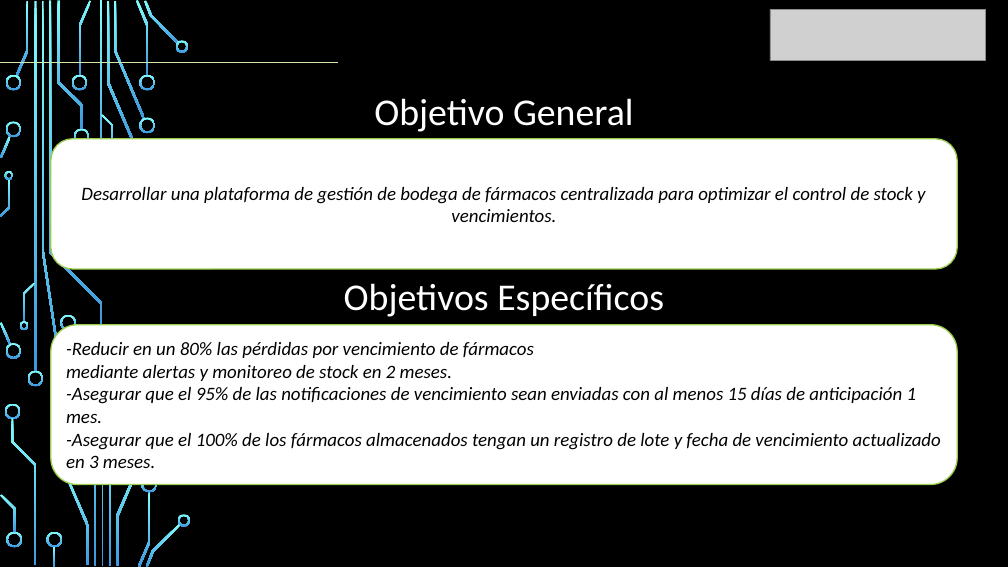
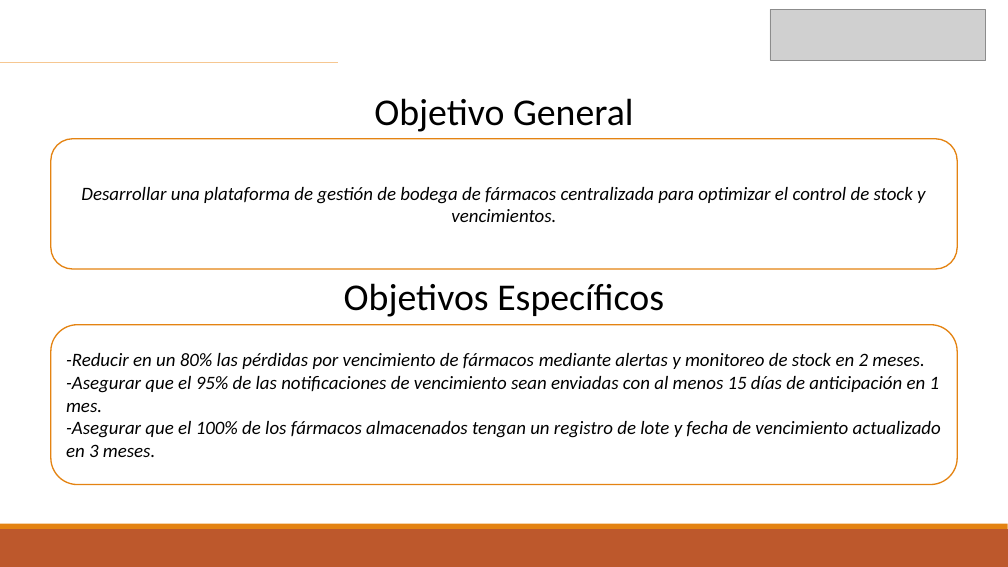
Before and after one commit to reisidente/Gestion-Bodega-Centralizada, a slide deck: slide 4 of GBFC/Fase 2/Evidencial Proyecto/Presentacion Proyecto.pptx. Drawn at 1008x567 pixels with LibreOffice and Linux fonts; fonts in the diff are those of the drawing; grey boxes stand for pictures; background and template pictures are left out. Boxes give left, top, right and bottom in pixels: in the first picture for what was removed or moved away, otherwise in the second. Text is boxed around its words. In the diff, an @@ line names an element or a change of style, - is before the commit and + after.

```diff
--- a/GBFC/Fase 2/Evidencial Proyecto/Presentacion Proyecto.pptx
+++ b/GBFC/Fase 2/Evidencial Proyecto/Presentacion Proyecto.pptx
@@ background picture (left out) to #FFFFFF @@
@@ text "Objetivo General" at [374,98,633,132]: text colour #FFFFFF to #000000 @@
@@ line (0, 63) - (338, 63): stroke #D2E8AE 1.25 pt to #F6C791 1.25 pt @@
@@ rounded rectangle "Desarrollar una plataforma de gestión ..." at [51,139,957,269]: outline #9ACD4C 1.25 pt to #E48312 1.25 pt @@
@@ text "Objetivos Específicos" at [344,283,664,317]: text colour #FFFFFF to #000000 @@
@@ rounded rectangle "-Reducir en un 80% las ..." at [51,324,957,484]: outline #9ACD4C 1.25 pt to #E48312 1.25 pt @@
@@ text in rounded rectangle at [66,353,940,412]: text changed @@
--Reducir en un 80% las pérdidas por vencimiento de fármacos
-mediante alertas y monitoreo de stock en 2 meses.
--Asegurar que el 95% de las notificaciones de vencimiento sean enviadas con al menos 15 días de anticipación 1 mes.
+-Reducir en un 80% las pérdidas por vencimiento de fármacos mediante alertas y monitoreo de stock en 2 meses.
+-Asegurar que el 95% de las notificaciones de vencimiento sean enviadas con al menos 15 días de anticipación en 1 mes.
@@ group removed at [0,0,191,567]: 40 freeform shapes, 4 rectangles @@
@@ rectangle added at [0,529,1008,567], fill #BD582C @@
@@ rectangle added at [0,524,1008,529], fill #E48312 @@
```
Also in this commit, not shown: 14 other slides changed, 3 other files.
